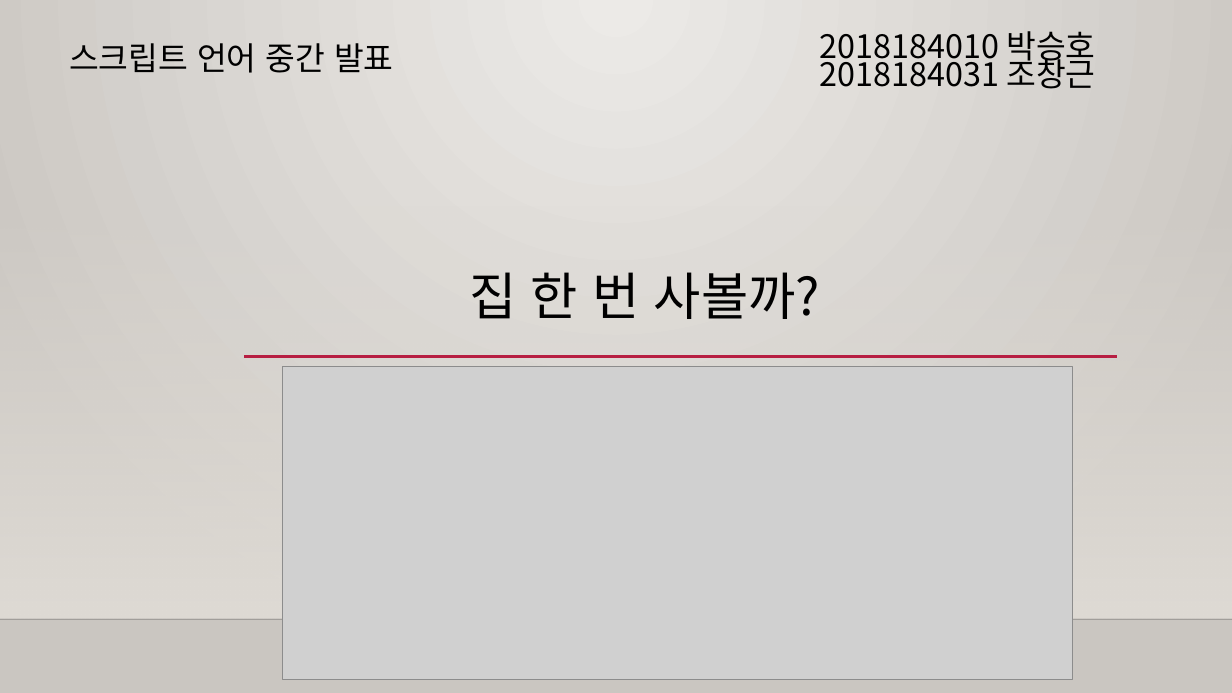
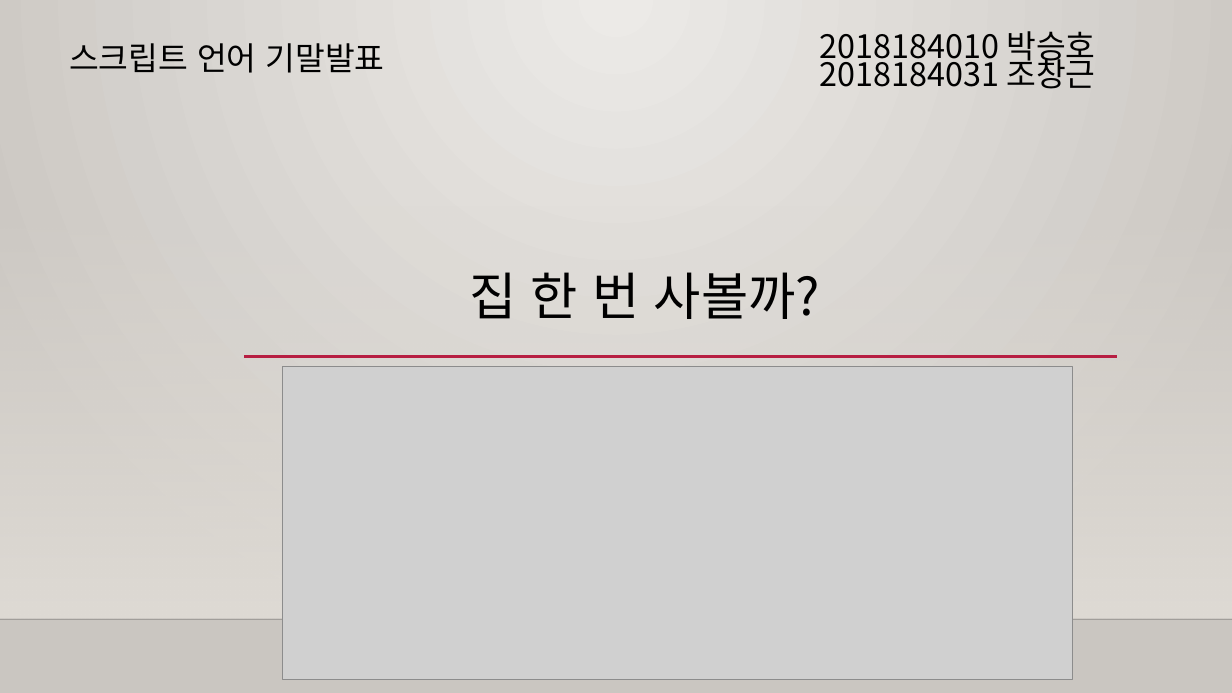
Before and after one commit to changgeunjoe/scriptLang, a slide deck: slide 1 of 프로젝트 발표자료/스크립트 언어 기말 발표.pptx. Drawn at 1232x693 pixels with LibreOffice and Linux fonts; fonts in the diff are those of the drawing; grey boxes stand for pictures; background and template pictures are left out. Boxes give left, top, right and bottom in pixels: in the first picture for what was removed or moved away, otherwise in the second. Text is boxed around its words. In the diff, an @@ line names an element or a change of style, - is before the commit and + after.

Commit message:
이미지파일 gif 통일, setup.py images디렉터리 추가, 기말발표ppt생성

```diff
--- a/프로젝트 발표자료/스크립트 언어 기말 발표.pptx
+++ b/프로젝트 발표자료/스크립트 언어 기말 발표.pptx
@@ title at <box>69,43,385,73</box>: text changed @@
-스크립트 언어 중간 발표
+스크립트 언어 기말발표
```
Also in this commit, not shown: 3 other slides changed, 1 slide added, 14 other files.
